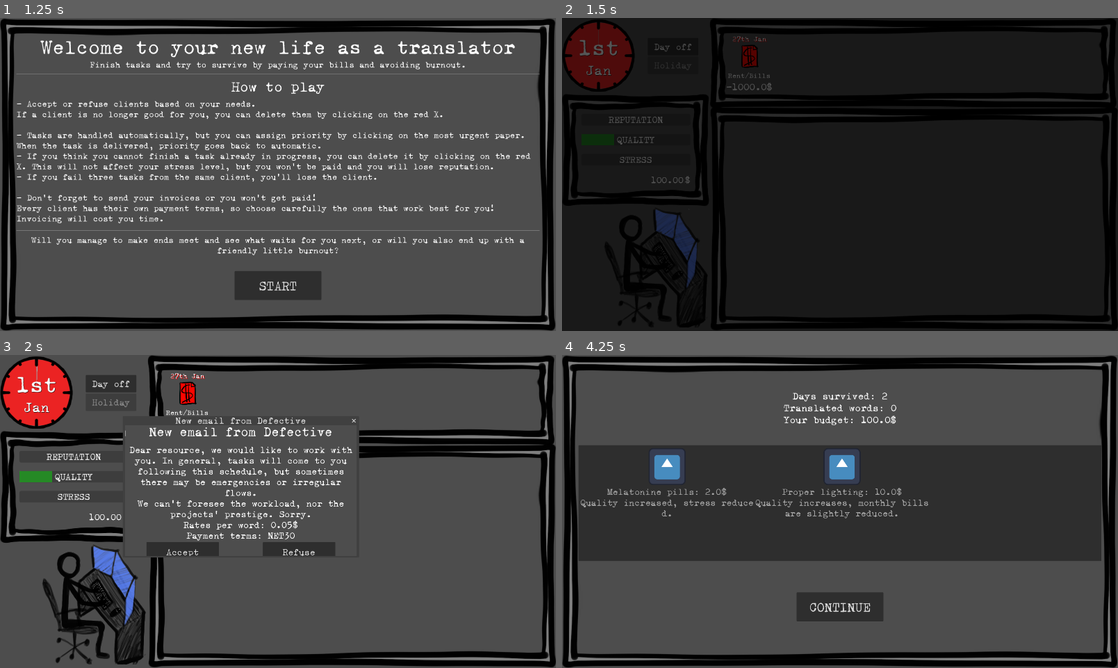
Above: before the commit, frames 1-4 (two rows, left to right).
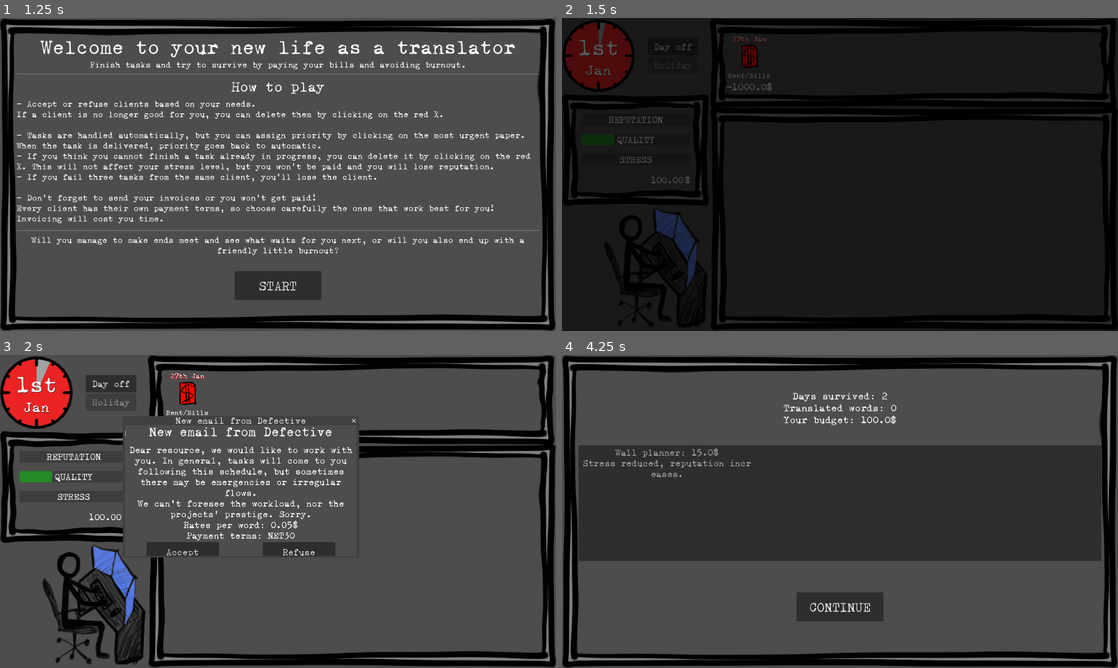
Above: after the commit, the same moments.

Repository: ildede/game-off-2025
Game: Godot game, scene res://scenes/game/screens/splash_screen/splash.tscn
Same seed, same stepped clock (60 frames per second), same inputs: the game is played once before the commit and once after it. The engine's default icon, where the game draws it, is replaced by a stand-in: a white triangle on a blue panel in a dark square.
Inputs:
- Up to frame 1 (1.25 s): click "LET'S GO!" at 0.5 s
- Up to frame 2 (1.5 s): click "START" at 1.25 s
- Up to frame 3 (2 s): no input
- Up to frame 4 (4.25 s): click "Accept" at 2 s; click "Day off" at 2.75 s; click "YES" at 3.5 s

Frame 1 is identical in both runs. In frame 2, less than 0.1% of the frame differs, in the area x 6-8%, y 1-11%; in frame 3, 0.1%; in frame 4, 2.4%, in the area x 3-66%, y 29-53%.

Commit message:
feat: add productivity

Diff:
--- a/autoloads/client_data.gd
+++ b/autoloads/client_data.gd
@@ -160,5 +160,6 @@
 	event.stress_change = obj_in.get("stress_change", 0.0)
 	event.reputation_change = obj_in.get("reputation_change", 0.0)
 	event.default_bill_change = obj_in.get("default_bill_change", 0.0)
+	event.productivity_change = obj_in.get("productivity_change", 0)
 
 	return event
--- a/autoloads/config.gd
+++ b/autoloads/config.gd
@@ -1,7 +1,7 @@
 class_name Config
 extends RefCounted
 
-const DAY_LENGHT_IN_SECONDS: float = 30
+const DAY_LENGHT_IN_SECONDS: float = 3
 const SECONDS_BETWEEN_EVENTS: int = 10
 const SECONDS_BETWEEN_TASKS: int = 3
 const WORDS_PER_LETTER: int = 11
--- a/autoloads/models.gd
+++ b/autoloads/models.gd
@@ -35,6 +35,7 @@
 	var reputation: float = 0
 	var quality: float = 30
 	var stress: float = 0
+	var productivity: int = 0
 	var clients: Array[ClientObject] = []
 	var money: float = 100
 	var tasks_waiting_to_be_processed: Array[InvoiceObject] = []
@@ -155,3 +156,4 @@
 	var stress_change: float
 	var reputation_change: float
 	var default_bill_change: float
+	var productivity_change: int
--- a/data/game_data.json
+++ b/data/game_data.json
@@ -1349,7 +1349,9 @@
       "id": 5,
       "name": "Docking station",
       "description": "Productivity increased.",
-      "can_spawn": false
+      "can_spawn": true,
+      "cost": 15.0,
+      "productivity_change": 100
     },
     {
       "id": 6,
--- a/scenes/game/screens/daily_screen/daily.gd
+++ b/scenes/game/screens/daily_screen/daily.gd
@@ -55,6 +55,7 @@
 			Global.game_state.quality += bonus.quality_change
 			Global.game_state.stress += bonus.stress_change
 			Global.game_state.reputation += bonus.reputation_change
+			Global.game_state.productivity += bonus.productivity_change
 			if not bonus.default_bill_change == 0:
 				for bill in Global.game_state.bills:
 					bill.amount += bonus.default_bill_change
--- a/scenes/game/screens/daily_screen/daily.tscn
+++ b/scenes/game/screens/daily_screen/daily.tscn
@@ -1,12 +1,10 @@
-[gd_scene load_steps=4 format=3 uid="uid://bucgncfhv2yq8"]
+[gd_scene load_steps=3 format=3 uid="uid://bucgncfhv2yq8"]
 
 [ext_resource type="Script" uid="uid://rmuvkl2iy50m" path="res://scenes/game/screens/daily_screen/daily.gd" id="1_n7uhh"]
 [ext_resource type="Theme" uid="uid://cym7llujgpfif" path="res://scenes/ui/global_themes/main_theme.tres" id="2_vrdqk"]
-[ext_resource type="Texture2D" uid="uid://cvaxghcsay80s" path="res://icon.svg" id="3_s02k1"]
 
 [node name="Daily" type="Node"]
 script = ExtResource("1_n7uhh")
-texture = ExtResource("3_s02k1")
 
 [node name="Panel" type="PanelContainer" parent="."]
 anchors_preset = 15
--- a/scenes/game/translator/translator.gd
+++ b/scenes/game/translator/translator.gd
@@ -7,8 +7,8 @@
 var priority_task: Task
 
 func _ready() -> void:
-	#Each fired letter reppresent a certain amount of words
-	var max_words_per_day = Config.WORDS_PER_DAY as float / Config.WORDS_PER_LETTER
+	print("[TRANSLATOR] _ready")
+	var max_words_per_day = (Config.WORDS_PER_DAY + Global.game_state.productivity) as float / Config.WORDS_PER_LETTER
 	$WPM.start(Config.DAY_LENGHT_IN_SECONDS/max_words_per_day)
 	Global.client_send_task.connect(new_task_arrived)
 	Global.letter_hit_task.connect(task_hit)
